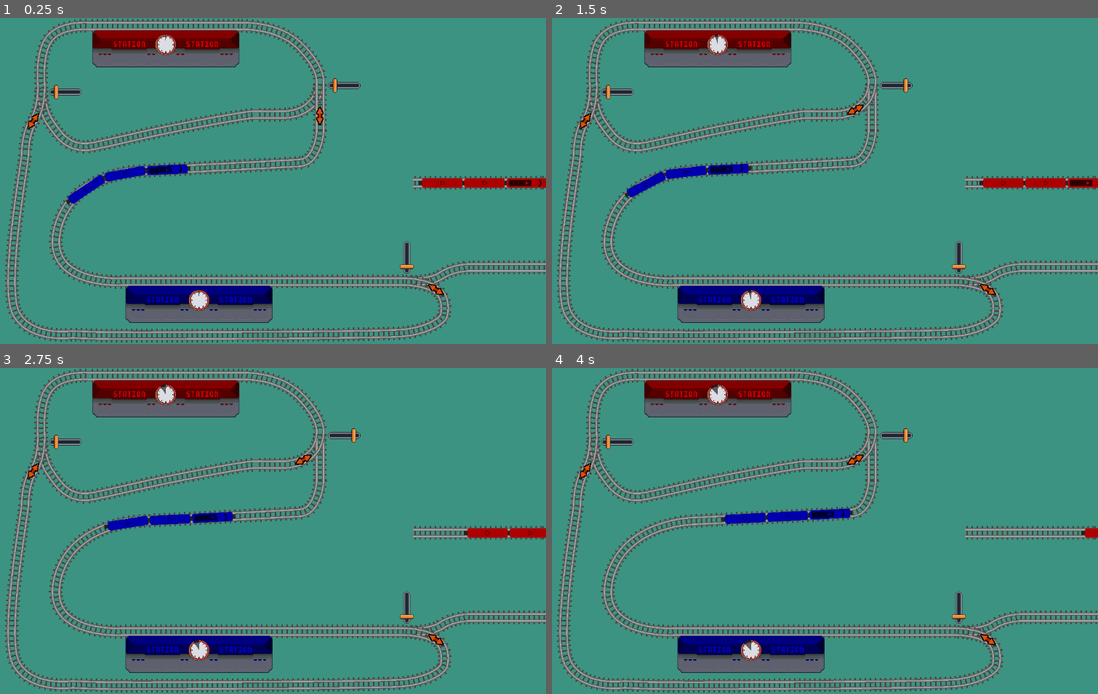
Above: before the commit, frames 1-4 (two rows, left to right).
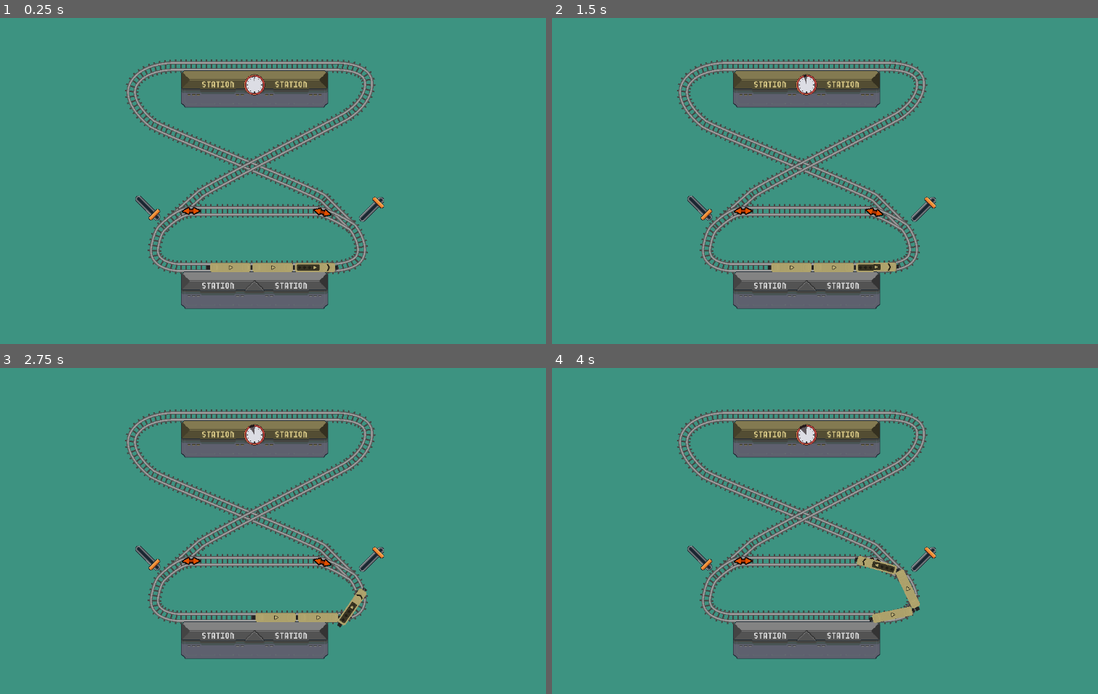
Above: after the commit, the same moments.

Repository: dsg-jam/ld54-game
Game: Godot game, scene res://scenes/Level1.tscn
The game is run twice, just before and just after one commit, with the same random seed, the same clock (stepped at 60 frames per second) and the same inputs. Before the commit the project starts from res://scenes/test_track_1.tscn.
Inputs (mouse positions are in pixels of both pictures, inside the frame that each line leads up to):
- Up to frame 1 (0.25 s): no input
- Up to frame 2 (1.5 s): click (895, 86) at 0.52 s
- Up to frame 3 (2.75 s): hold Space (brake) from 2.03 s (still down)
- Up to frame 4 (4 s): release Space (brake) at 2.78 s

The runs differ from the first frame. In frame 1, 28% of the frame differs, in the area x 0-100%, y 0-100%; in frame 2, 28%; in frame 3, 28%; in frame 4, 28%.

Commit message:
add level 1

Diff:
--- a/prefabs/TrackSwitch.tscn
+++ b/prefabs/TrackSwitch.tscn
@@ -75,6 +75,7 @@
 
 [node name="TrackLine" parent="LeftTrack" index="4"]
 points = PackedVector2Array(2.08165e-12, 2.08165e-12, 1.76493, -0.031045, 6.62261, -0.249297, 10.0063, -0.487274, 13.91 …(748 unchanged characters)…
+metadata/_edit_lock_ = true
 
 [node name="Pointer" type="PathFollow2D" parent="LeftTrack"]
 visible = false
@@ -110,6 +111,7 @@
 
 [node name="TrackLine" parent="RightTrack" index="4"]
 points = PackedVector2Array(2.08165e-12, 2.08165e-12, 1.76964, 0.028625, 6.63878, 0.241, 10.0295, 0.475391, 13.9477, 0. …(692 unchanged characters)…
+metadata/_edit_lock_ = true
 
 [node name="Pointer" type="PathFollow2D" parent="RightTrack"]
 z_index = 2
--- a/project.godot
+++ b/project.godot
@@ -11,7 +11,7 @@
 [application]
 
 config/name="LD54"
-run/main_scene="res://scenes/test_track_1.tscn"
+run/main_scene="res://scenes/Level1.tscn"
 config/features=PackedStringArray("4.1", "Forward Plus")
 config/icon="res://assets/icon.svg"
 
--- /dev/null
+++ b/scenes/Level1.tscn
@@ -0,0 +1,296 @@
+[gd_scene load_steps=25 format=3 uid="uid://cpiu0gj177vui"]
+
+[ext_resource type="PackedScene" uid="uid://d1xy67euifbh6" path="res://prefabs/Track.tscn" id="1_odec6"]
+[ext_resource type="Script" path="res://scripts/Levels/Level1.gd" id="1_xuc6e"]
+[ext_resource type="PackedScene" uid="uid://ctghq2lknpslx" path="res://prefabs/TrainStation.tscn" id="2_5wuhy"]
+[ext_resource type="PackedScene" uid="uid://bm5dq3lcopsvl" path="res://prefabs/TrackSwitch.tscn" id="2_h3h4n"]
+[ext_resource type="Script" path="res://scripts/TracksController.gd" id="2_skwkk"]
+[ext_resource type="PackedScene" uid="uid://c5rp2hi42rfrv" path="res://prefabs/TrainEngine.tscn" id="4_44vn4"]
+[ext_resource type="PackedScene" uid="uid://c7r1kx700h11u" path="res://prefabs/TrainRoute.tscn" id="7_nktel"]
+[ext_resource type="PackedScene" uid="uid://c4ncuqtx6xes" path="res://prefabs/TrainRouteStop.tscn" id="8_l78k2"]
+
+[sub_resource type="Curve2D" id="Curve2D_iuncx"]
+resource_local_to_scene = true
+_data = {
+"points": PackedVector2Array(0, 0, 0, 0, 208, 112, -23.833, 36.0765, 23.833, -36.0765, 176, 32, 0, 0, 0, 0, 264, 0)
+}
+point_count = 3
+
+[sub_resource type="Curve2D" id="Curve2D_wvr62"]
+resource_local_to_scene = true
+_data = {
+"points": PackedVector2Array(0, 0, 0, 0, 2.08165e-12, 2.08165e-12, 0, 0, 0, 0, 96.1665, 5.65692)
+}
+point_count = 2
+
+[sub_resource type="ArrayMesh" id="ArrayMesh_umy7o"]
+_surfaces = [{
+"2d": true,
+"aabb": AABB(-1.5, -13.5, 0, 3.00001, 27, 0),
+"attribute_data": PackedByteArray(0, 0, 128, 63, 0, 0, 128, 63, 0, 0, 0, 0, 0, 0, 128, 63, 0, 0, 0, 0, 0, 0, 0, 0, 0, 0, 128, 63, 0, 0, 0, 0),
+"format": 33558545,
+"index_count": 6,
+"index_data": PackedByteArray(3, 0, 0, 0, 1, 0, 1, 0, 2, 0, 3, 0),
+"primitive": 3,
+"vertex_count": 4,
+"vertex_data": PackedByteArray(0, 0, 192, 63, 0, 0, 88, 65, 0, 0, 192, 191, 0, 0, 88, 65, 0, 0, 192, 191, 0, 0, 88, 193, 0, 0, 192, 63, 0, 0, 88, 193)
+}]
+
+[sub_resource type="MultiMesh" id="MultiMesh_2dy52"]
+resource_local_to_scene = true
+instance_count = 10
+mesh = SubResource("ArrayMesh_umy7o")
+buffer = PackedFloat32Array(0.998274, -0.0587227, 0, 4.99137, 0.0587227, 0.998274, 0, 0.293614, 0.998274, -0.0587227, 0, 14.9741, 0.0587227, 0.998274, 0, 0.880841, 0.998274, -0.0587227, 0, 24.9569, 0.0587227, 0.998274, 0, 1.46807, 0.998274, -0.0587227, 0, 34.9396, 0.0587227, 0.998274, 0, 2.05529, 0.998274, -0.0587227, 0, 44.9223, 0.0587227, 0.998274, 0, 2.64252, 0.998274, -0.0587228, 0, 54.9051, 0.0587228, 0.998274, 0, 3.22975, 0.998274, -0.0587226, 0, 64.8878, 0.0587226, 0.998274, 0, 3.81698, 0.998274, -0.0587227, 0, 74.8706, 0.0587227, 0.998274, 0, 4.4042, 0.998274, -0.058723, 0, 84.8533, 0.058723, 0.998274, 0, 4.99143, 0.998274, -0.0587227, 0, 94.8361, 0.0587227, 0.998274, 0, 5.57866)
+
+[sub_resource type="Curve2D" id="Curve2D_q6d23"]
+resource_local_to_scene = true
+_data = {
+"points": PackedVector2Array(0, 0, 0, 0, 2.08165e-12, 2.08165e-12, -18.0684, -18.0085, 18.0684, 18.0085, 62.2254, 16.9706, 0, 0, 0, 0, 96.1665, 50.9117)
+}
+point_count = 3
+
+[sub_resource type="MultiMesh" id="MultiMesh_yocj8"]
+resource_local_to_scene = true
+instance_count = 11
+mesh = SubResource("ArrayMesh_umy7o")
+buffer = PackedFloat32Array(0.999049, -0.0436099, 0, 4.99933, 0.0436099, 0.999049, 0, 0.0488746, 0.994522, -0.104527, 0, 14.9811, 0.104527, 0.994522, 0, 0.627066, 0.985411, -0.170193, 0, 24.9078, 0.170193, 0.985411, 0, 1.82289, 0.967065, -0.254529, 0, 34.7237, 0.254529, 0.967065, 0, 3.71877, 0.92969, -0.368342, 0, 44.3161, 0.368342, 0.92969, 0, 6.52693, 0.849053, -0.528308, 0, 53.448, 0.528308, 0.849053, 0, 10.5731, 0.717449, -0.696611, 0, 61.547, 0.696611, 0.717449, 0, 16.3878, 0.707669, -0.706544, 0, 68.6724, 0.706544, 0.707669, 0, 23.4009, 0.707199, -0.707014, 0, 75.7479, 0.707014, 0.707199, 0, 30.4676, 0.706773, -0.70744, 0, 82.8188, 0.70744, 0.706773, 0, 37.5388, 0.706311, -0.707902, 0, 89.8854, 0.707902, 0.706311, 0, 44.6143)
+
+[sub_resource type="Curve2D" id="Curve2D_i2w3t"]
+resource_local_to_scene = true
+_data = {
+"points": PackedVector2Array(0, 0, 0, 0, -4, 0, -9.2703, 24.8974, 9.2703, -24.8974, 56, -24, -1.38898, -2.48031, 1.38898, 2.48031, 40, -80)
+}
+point_count = 3
+
+[sub_resource type="Curve2D" id="Curve2D_u2fjl"]
+resource_local_to_scene = true
+_data = {
+"points": PackedVector2Array(0, 0, 0, 0, 200, 104, -6.62164, 38.4055, 6.62164, -38.4055, 152, 64, 1.11362, 0.890899, -1.11362, -0.890899, 168, 24)
+}
+point_count = 3
+
+[sub_resource type="Curve2D" id="Curve2D_bsqiw"]
+resource_local_to_scene = true
+_data = {
+"points": PackedVector2Array(0, 0, 0, 0, -48, -16, 0, 0, 0, 0, 128, -16)
+}
+point_count = 2
+
+[sub_resource type="Curve2D" id="Curve2D_hi00b"]
+resource_local_to_scene = true
+_data = {
+"points": PackedVector2Array(4.49492, -5.61865, -4.49492, 5.61865, -64, -48, 8.30851, -5.48008, -8.30851, 5.48008, 280, 104)
+}
+point_count = 2
+
+[sub_resource type="Curve2D" id="Curve2D_gmno0"]
+resource_local_to_scene = true
+_data = {
+"points": PackedVector2Array(0.350769, -0.420923, -0.350769, 0.420923, -108, -72, -2.51984, -37.1677, 2.51984, 37.1677, -32, -40, 0, 0, 0, 0, -72, 24)
+}
+point_count = 3
+
+[sub_resource type="Curve2D" id="Curve2D_r775k"]
+resource_local_to_scene = true
+_data = {
+"points": PackedVector2Array(0.445953, 6.39199, -0.445953, -6.39199, -48, 48, 1.31102, 2.24746, -1.31102, -2.24746, 248, -112)
+}
+point_count = 2
+
+[sub_resource type="Curve2D" id="Curve2D_r25qh"]
+resource_local_to_scene = true
+_data = {
+"points": PackedVector2Array(0, 0, 0, 0, 2.08165e-12, 2.08165e-12, -16.5134, 16.5816, 16.5134, -16.5816, 73.5391, -28.2843, 0, 0, 0, 0, 90.5097, -45.2549)
+}
+point_count = 3
+
+[sub_resource type="MultiMesh" id="MultiMesh_bq364"]
+resource_local_to_scene = true
+instance_count = 10
+mesh = SubResource("ArrayMesh_umy7o")
+buffer = PackedFloat32Array(0.973052, 0.230584, 0, 4.88223, -0.230584, 0.973052, 0, -1.07852, 0.966958, 0.254934, 0, 14.5981, -0.254934, 0.966958, 0, -3.44424, 0.959557, 0.281516, 0, 24.2506, -0.281516, 0.959557, 0, -6.05645, 0.949848, 0.312712, 0, 33.8255, -0.312712, 0.949848, 0, -8.93951, 0.935813, 0.352498, 0, 43.2949, -0.352498, 0.935813, 0, -12.1518, 0.913086, 0.407766, 0, 52.606, -0.407766, 0.913086, 0, -15.7957, 0.869407, 0.494097, 0, 61.6456, -0.494097, 0.869407, 0, -20.0638, 0.753243, 0.657743, 0, 70.1223, -0.657743, 0.753243, 0, -25.3463, 0.706087, 0.708125, 0, 77.4166, -0.708125, 0.706087, 0, -32.1761, 0.707436, 0.706777, 0, 84.4802, -0.706777, 0.707436, 0, -39.2547)
+
+[sub_resource type="Curve2D" id="Curve2D_ys6kh"]
+resource_local_to_scene = true
+_data = {
+"points": PackedVector2Array(0, 0, 0, 0, 2.08165e-12, 2.08165e-12, 0, 0, 0, 0, 79.196, -3.05176e-05)
+}
+point_count = 2
+
+[sub_resource type="MultiMesh" id="MultiMesh_nrtpx"]
+resource_local_to_scene = true
+instance_count = 8
+mesh = SubResource("ArrayMesh_umy7o")
+buffer = PackedFloat32Array(1, 3.85343e-07, 0, 5, -3.85343e-07, 1, 0, -1.92671e-06, 1, 3.85343e-07, 0, 15, -3.85343e-07, 1, 0, -5.78014e-06, 1, 3.85343e-07, 0, 25, -3.85343e-07, 1, 0, -9.63357e-06, 1, 3.85343e-07, 0, 35, -3.85343e-07, 1, 0, -1.3487e-05, 1, 3.85343e-07, 0, 45, -3.85343e-07, 1, 0, -1.73404e-05, 1, 3.85343e-07, 0, 55, -3.85343e-07, 1, 0, -2.11938e-05, 1, 3.85343e-07, 0, 65, -3.85343e-07, 1, 0, -2.50473e-05, 1, 3.85342e-07, 0, 75, -3.85342e-07, 1, 0, -2.89007e-05)
+
+[node name="Level1" type="Node2D"]
+script = ExtResource("1_xuc6e")
+
+[node name="Tracks" type="Node2D" parent="."]
+script = ExtResource("2_skwkk")
+
+[node name="Track" parent="Tracks" instance=ExtResource("1_odec6")]
+position = Vector2(160, 96)
+curve = SubResource("Curve2D_iuncx")
+
+[node name="TrackSwitch2" parent="Tracks" instance=ExtResource("2_h3h4n")]
+position = Vector2(392, 416)
+rotation = -0.785398
+
+[node name="LeftTrack" parent="Tracks/TrackSwitch2" index="0"]
+curve = SubResource("Curve2D_wvr62")
+
+[node name="MultiMeshInstance2D" parent="Tracks/TrackSwitch2/LeftTrack" index="1"]
+multimesh = SubResource("MultiMesh_2dy52")
+
+[node name="HeadPoint" parent="Tracks/TrackSwitch2/LeftTrack" index="2"]
+rotation = 0.0587565
+
+[node name="TrackJunction" parent="Tracks/TrackSwitch2/LeftTrack/HeadPoint" index="0"]
+parent = NodePath("../../../../TrackSwitch2")
+
+[node name="TailPoint" parent="Tracks/TrackSwitch2/LeftTrack" index="3"]
+position = Vector2(96.1665, 5.65692)
+rotation = 0.0587565
+progress = 96.3327
+
+[node name="TrackJunction" parent="Tracks/TrackSwitch2/LeftTrack/TailPoint" index="0"]
+parent = NodePath("../../../../TrackSwitch2")
+
+[node name="TrackLine" parent="Tracks/TrackSwitch2/LeftTrack" index="4"]
+points = PackedVector2Array(2.08165e-12, 2.08165e-12, 4.13215, 0.243071, 8.87474, 0.52205, 11.7919, 0.693649, 15.026, 0.883894, 18.5419, 1.09071, 22.3042, 1.31203, 26.2779, 1.54578, 30.4277, 1.78988, 34.7183, 2.04228, 39.1146, 2.30089, 43.5813, 2.56364, 48.0832, 2.82846, 52.5852, 3.09328, 57.0519, 3.35603, 61.4482, 3.61464, 65.7388, 3.86704, 69.8886, 4.11114, 73.8623, 4.34489, 77.6246, 4.56621, 81.1405, 4.77303, 84.3746, 4.96327, 87.2918, 5.13487, 92.0343, 5.41385, 96.1665, 5.65692)
+
+[node name="Pointer" parent="Tracks/TrackSwitch2/LeftTrack" index="5"]
+position = Vector2(66.6506, 3.92067)
+rotation = 0.0587565
+
+[node name="RightTrack" parent="Tracks/TrackSwitch2" index="1"]
+curve = SubResource("Curve2D_q6d23")
+
+[node name="MultiMeshInstance2D" parent="Tracks/TrackSwitch2/RightTrack" index="1"]
+multimesh = SubResource("MultiMesh_yocj8")
+
+[node name="HeadPoint" parent="Tracks/TrackSwitch2/RightTrack" index="2"]
+rotation = 0.266253
+
+[node name="TrackJunction" parent="Tracks/TrackSwitch2/RightTrack/HeadPoint" index="0"]
+parent = NodePath("../../../../TrackSwitch2")
+
+[node name="TailPoint" parent="Tracks/TrackSwitch2/RightTrack" index="3"]
+position = Vector2(96.1665, 50.9117)
+rotation = 0.785398
+progress = 113.894
+
+[node name="TrackJunction" parent="Tracks/TrackSwitch2/RightTrack/TailPoint" index="0"]
+parent = NodePath("../../../../TrackSwitch2")
+
+[node name="TrackLine" parent="Tracks/TrackSwitch2/RightTrack" index="4"]
+points = PackedVector2Array(2.08165e-12, 2.08165e-12, 1.93266, -0.00942437, 4.19414, 0.0229257, 7.18185, 0.119211, 10.7929, 0.308852, 14.9244, 0.621269, 19.4734, 1.08588, 24.337, 1.73211, 26.8547, 2.13253, 29.4124, 2.58938, 31.9974, 3.10635, 34.5967, 3.6871, 37.1975, 4.33533, 39.7869, 5.05471, 42.352, 5.84891, 44.8801, 6.72161, 47.3582, 7.67649, 49.7734, 8.71723, 52.113, 9.8475, 54.364, 11.071, 56.5137, 12.3914, 58.549, 13.8123, 62.2254, 16.9706, 65.5842, 20.3195, 68.8714, 23.5994, 72.0671, 26.7901, 75.1513, 29.8712, 78.1039, 32.8225, 80.9048, 35.6237, 83.534, 38.2544, 85.9716, 40.6943, 88.1974, 42.9233, 90.1915, 44.9209, 93.4041, 48.1409, 96.1665, 50.9117)
+
+[node name="Pointer" parent="Tracks/TrackSwitch2/RightTrack" index="5"]
+position = Vector2(62.8641, 17.5763)
+rotation = 0.783806
+
+[node name="Track2" parent="Tracks" instance=ExtResource("1_odec6")]
+position = Vector2(728, 496)
+curve = SubResource("Curve2D_i2w3t")
+
+[node name="Track3" parent="Tracks" instance=ExtResource("1_odec6")]
+position = Vector2(224, 392)
+curve = SubResource("Curve2D_u2fjl")
+
+[node name="Track4" parent="Tracks" instance=ExtResource("1_odec6")]
+position = Vector2(544, 400)
+curve = SubResource("Curve2D_bsqiw")
+
+[node name="Track5" parent="Tracks" instance=ExtResource("1_odec6")]
+position = Vector2(432, 256)
+curve = SubResource("Curve2D_hi00b")
+
+[node name="Track6" parent="Tracks" instance=ExtResource("1_odec6")]
+position = Vector2(832, 168)
+curve = SubResource("Curve2D_gmno0")
+
+[node name="Track7" parent="Tracks" instance=ExtResource("1_odec6")]
+position = Vector2(512, 304)
+curve = SubResource("Curve2D_r775k")
+
+[node name="TrackSwitch" parent="Tracks" instance=ExtResource("2_h3h4n")]
+position = Vector2(768, 416)
+rotation = -2.35619
+direction = 0
+
+[node name="LeftTrack" parent="Tracks/TrackSwitch" index="0"]
+curve = SubResource("Curve2D_r25qh")
+
+[node name="MultiMeshInstance2D" parent="Tracks/TrackSwitch/LeftTrack" index="1"]
+multimesh = SubResource("MultiMesh_bq364")
+
+[node name="HeadPoint" parent="Tracks/TrackSwitch/LeftTrack" index="2"]
+rotation = -0.367174
+
+[node name="TailPoint" parent="Tracks/TrackSwitch/LeftTrack" index="3"]
+position = Vector2(90.5097, -45.2549)
+rotation = -0.785398
+progress = 103.506
+
+[node name="TrackLine" parent="Tracks/TrackSwitch/LeftTrack" index="4"]
+points = PackedVector2Array(2.08165e-12, 2.08165e-12, 2.48258, -0.535236, 5.37148, -1.18929, 9.16829, -2.08763, 13.7301, -3.22028, 16.2533, -3.87134, 18.9141, -4.57723, 21.6948, -5.33669, 24.5774, -6.14848, 27.5441, -7.01135, 30.577, -7.92405, 33.6584, -8.88533, 36.7702, -9.89393, 39.8947, -10.9486, 43.014, -12.0481, 46.1102, -13.1912, 49.1656, -14.3767, 52.1621, -15.6032, 55.082, -16.8695, 57.9074, -18.1744, 60.6205, -19.5167, 63.2033, -20.895, 65.6381, -22.3082, 67.9069, -23.755, 69.9919, -25.2341, 73.5391, -28.2843, 76.451, -31.2075, 79.0095, -33.7742, 81.2373, -36.0078, 83.1573, -37.9313, 86.1656, -40.9407, 88.2169, -42.9877, 90.5097, -45.2549)
+
+[node name="Pointer" parent="Tracks/TrackSwitch/LeftTrack" index="5"]
+position = Vector2(63.1927, -20.8891)
+rotation = -0.507123
+
+[node name="RightTrack" parent="Tracks/TrackSwitch" index="1"]
+curve = SubResource("Curve2D_ys6kh")
+
+[node name="MultiMeshInstance2D" parent="Tracks/TrackSwitch/RightTrack" index="1"]
+multimesh = SubResource("MultiMesh_nrtpx")
+
+[node name="HeadPoint" parent="Tracks/TrackSwitch/RightTrack" index="2"]
+rotation = -3.85343e-07
+
+[node name="TailPoint" parent="Tracks/TrackSwitch/RightTrack" index="3"]
+position = Vector2(79.196, -3.05176e-05)
+rotation = -3.85343e-07
+progress = 79.196
+
+[node name="TrackLine" parent="Tracks/TrackSwitch/RightTrack" index="4"]
+points = PackedVector2Array(2.08165e-12, 2.08165e-12, 3.40295, -1.3113e-06, 7.30861, -2.81632e-06, 9.71098, -3.74205e-06, 12.3744, -4.76837e-06, 15.2698, -5.8841e-06, 18.3682, -7.07805e-06, 21.6407, -8.33907e-06, 25.0581, -9.65596e-06, 28.5916, -1.10176e-05, 32.212, -1.24127e-05, 35.8905, -1.38301e-05, 39.598, -1.52588e-05, 43.3055, -1.66874e-05, 46.984, -1.81049e-05, 50.6044, -1.95e-05, 54.1379, -2.08616e-05, 57.5553, -2.21785e-05, 60.8278, -2.34395e-05, 63.9262, -2.46335e-05, 66.8216, -2.57492e-05, 69.485, -2.67755e-05, 71.8874, -2.77013e-05, 75.793, -2.92063e-05, 79.196, -3.05176e-05)
+
+[node name="Pointer" parent="Tracks/TrackSwitch/RightTrack" index="5"]
+position = Vector2(66.7695, -2.57291e-05)
+rotation = -3.85343e-07
+
+[node name="Button" parent="Tracks/TrackSwitch" index="2"]
+offset_left = -39.5979
+offset_top = 28.2843
+offset_right = 36.4021
+offset_bottom = 76.2843
+rotation = -1.5708
+
+[node name="TrainStation" parent="." instance=ExtResource("2_5wuhy")]
+position = Vector2(424, 96)
+
+[node name="TrainStation2" parent="." instance=ExtResource("2_5wuhy")]
+position = Vector2(424, 496)
+
+[node name="TrainEngine" parent="." instance=ExtResource("4_44vn4")]
+color = Color(1, 0.929412, 0.619608, 1)
+
+[node name="TrainRoute" parent="." node_paths=PackedStringArray("train") instance=ExtResource("7_nktel")]
+position = Vector2(354.396, 151.157)
+train = NodePath("../TrainEngine")
+
+[node name="TrainRouteStop" parent="TrainRoute" node_paths=PackedStringArray("station") instance=ExtResource("8_l78k2")]
+station = NodePath("../../TrainStation")
+
+[node name="TrainRouteStop2" parent="TrainRoute" node_paths=PackedStringArray("station") instance=ExtResource("8_l78k2")]
+station = NodePath("../../TrainStation2")
+
+[editable path="Tracks/TrackSwitch2"]
+[editable path="Tracks/TrackSwitch2/LeftTrack"]
+[editable path="Tracks/TrackSwitch2/RightTrack"]
+[editable path="Tracks/TrackSwitch"]
+[editable path="Tracks/TrackSwitch/LeftTrack"]
+[editable path="Tracks/TrackSwitch/RightTrack"]
--- /dev/null
+++ b/scripts/Levels/Level1.gd
@@ -0,0 +1,18 @@
+extends Node
+
+@export var car_count = 2
+
+@onready var _train_vehicle_reference = load("res://prefabs/TrainVehicle.tscn")
+@onready var _engine1: TrainEngine = $TrainEngine
+@onready var _tracks_controller: TracksController = $Tracks
+
+func _ready():
+	self._engine1.connect_tracks_controller(self._tracks_controller)
+	self._engine1.add_to_track($TrainStation2/Track, 500)
+
+	var last_car = self._engine1
+	for index in range(car_count):
+		var car = self._train_vehicle_reference.instantiate()
+		add_child(car)
+		last_car.set_follower_car(car)
+		last_car = car
Not shown: 4 places in prefabs/TrackSwitch.tscn that only renumber resources
